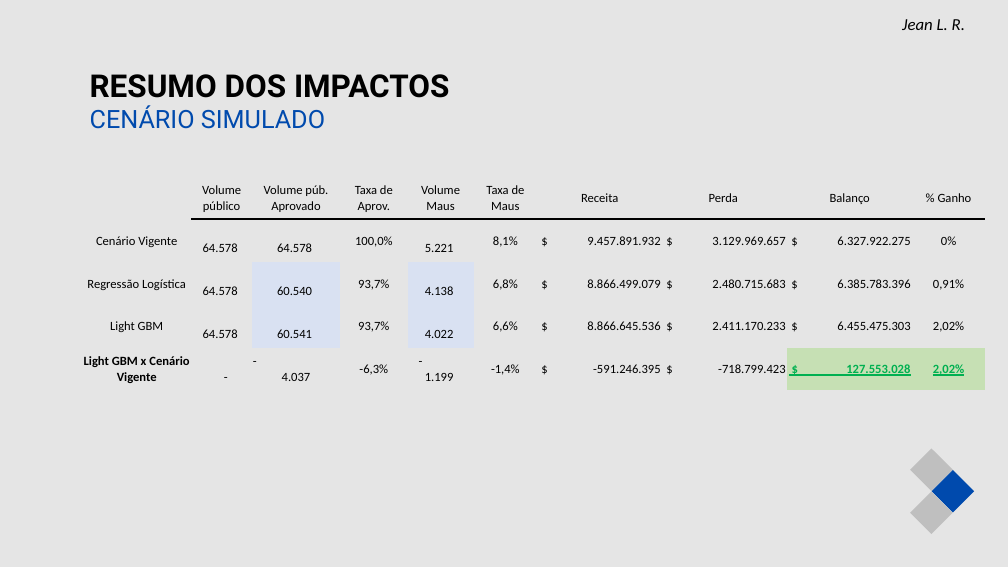
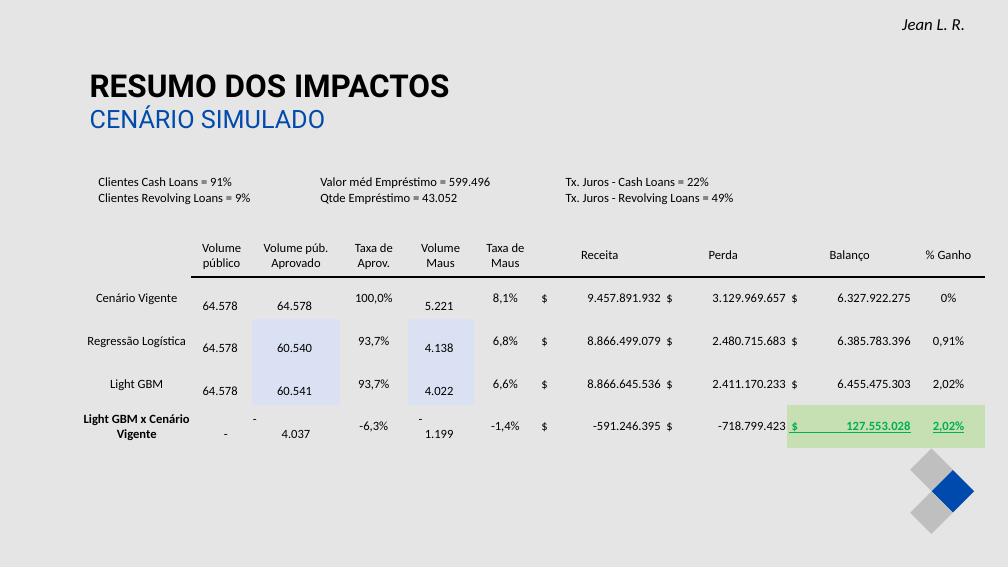
Before and after one commit to jeanlr/pod-bank-application, a slide deck: slide 17 of Projeto_Reducao_Inadimplencia_Pod_Bank.pptx. Drawn at 1008x567 pixels with LibreOffice and Linux fonts; fonts in the diff are those of the drawing. Boxes give left, top, right and bottom in pixels: in the first picture for what was removed or moved away, otherwise in the second. Text is boxed around its words. In the diff, an @@ line names an element or a change of style, - is before the commit and + after.

Commit message:
add ppt

```diff
--- a/Projeto_Reducao_Inadimplencia_Pod_Bank.pptx
+++ b/Projeto_Reducao_Inadimplencia_Pod_Bank.pptx
@@ table added at (98,175,806,208), 2 rows, 3 columns @@
+Clientes Cash Loans = 91% | Valor méd Empréstimo = 599.496 | Tx. Juros - Cash Loans = 22%
+Clientes Revolving Loans = 9% | Qtde Empréstimo = 43.052 | Tx. Juros - Revolving Loans = 49%
@@ table: place and size @@
-table at (82,177,984,391)
+table at (82,234,984,448)
```
